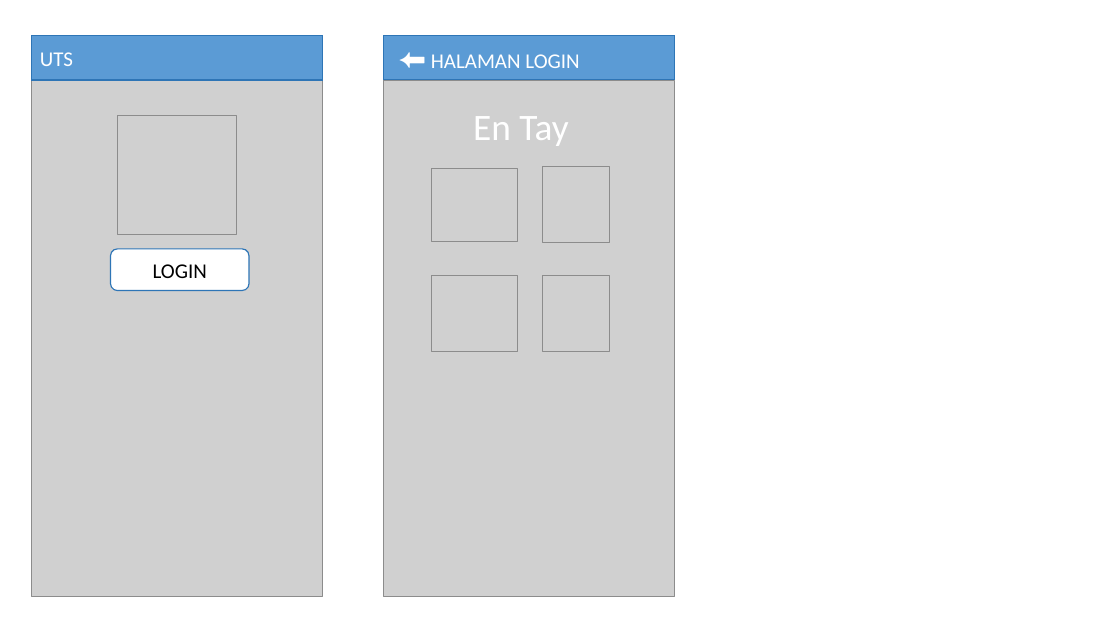
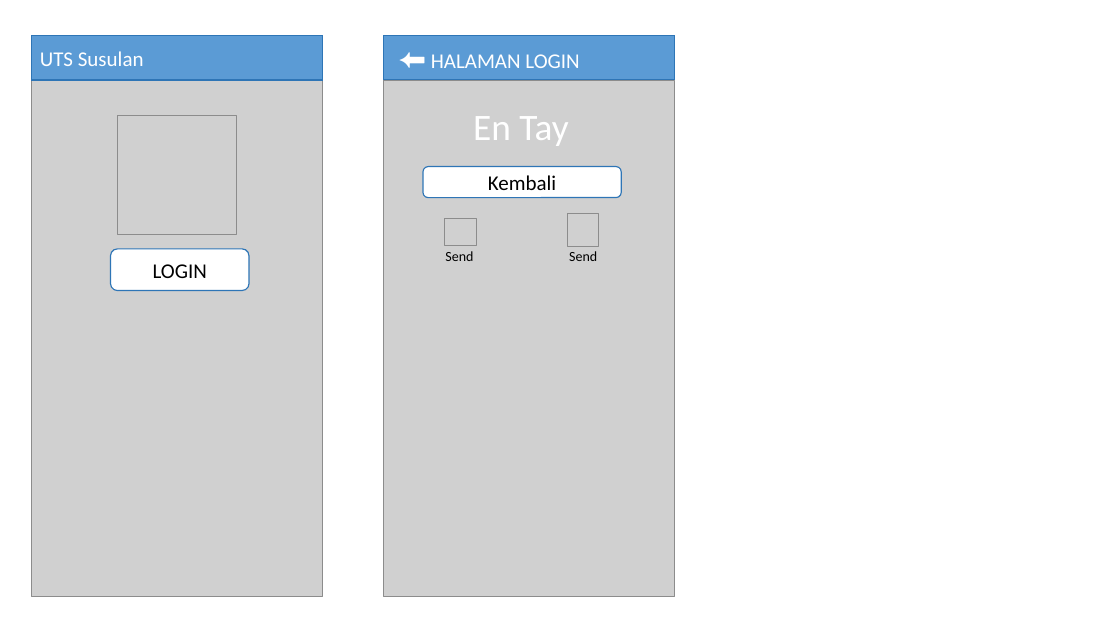
Before and after one commit to Ruang-Belajar/dart-flutter, a slide deck: slide 3 of docs/res/Notes.pptx. Drawn at 1120x630 pixels with LibreOffice and Linux fonts; fonts in the diff are those of the drawing; grey boxes stand for pictures. Boxes give left, top, right and bottom in pixels: in the first picture for what was removed or moved away, otherwise in the second. Text is boxed around its words. In the diff, an @@ line names an element or a change of style, - is before the commit and + after.

```diff
--- a/docs/res/Notes.pptx
+++ b/docs/res/Notes.pptx
@@ text in rectangle at box(40, 51, 144, 66): text changed @@
-UTS
+UTS Susulan
@@ rounded rectangle added at box(423, 166, 622, 197), fill #FFFFFF, outline #2E75B6 1 pt, 18 pt, text #000000 @@
+Kembali
@@ picture removed at box(432, 168, 518, 242) @@
@@ picture removed at box(543, 166, 609, 243) @@
@@ picture added at box(444, 218, 477, 246) @@
@@ picture added at box(568, 213, 599, 246) @@
@@ text added at box(445, 251, 473, 261), 12 pt, text #000000 @@
+Send
@@ text added at box(569, 251, 597, 261), 12 pt, text #000000 @@
+Send
@@ picture removed at box(432, 276, 518, 352) @@
@@ picture removed at box(543, 276, 609, 352) @@
```
Also in this commit, not shown: 3 other files.
